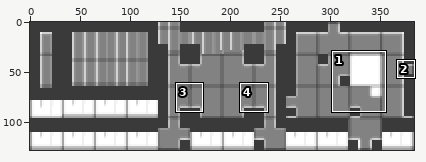
One commit to this sprite sheet: test.png. Above, an overview of the earlier version with the close-up marked.
Close-up. Before the edit:
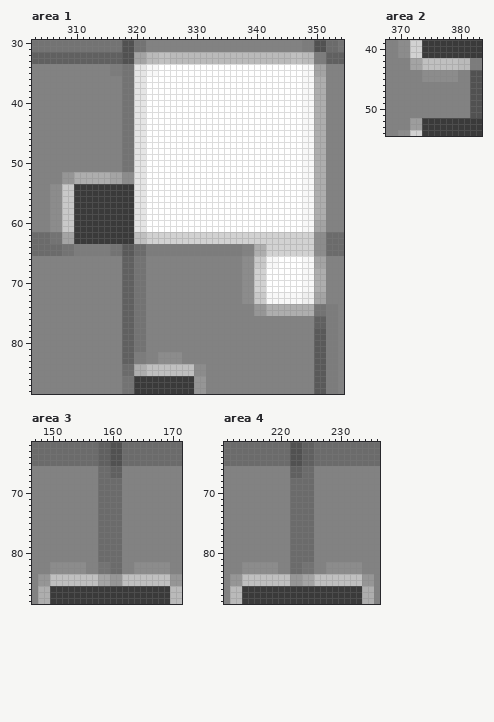
The file is 384x128 pixels. Colours within 5 levels of each other are drawn and written as one. Shown: area 1: x 303..354, y 30..88; area 2: x 368..383, y 39..54; area 3: x 147..171, y 62..88; area 4: x 211..236, y 62..88. The commit also changed other parts of the picture, which this record leaves out.
And afterwards:
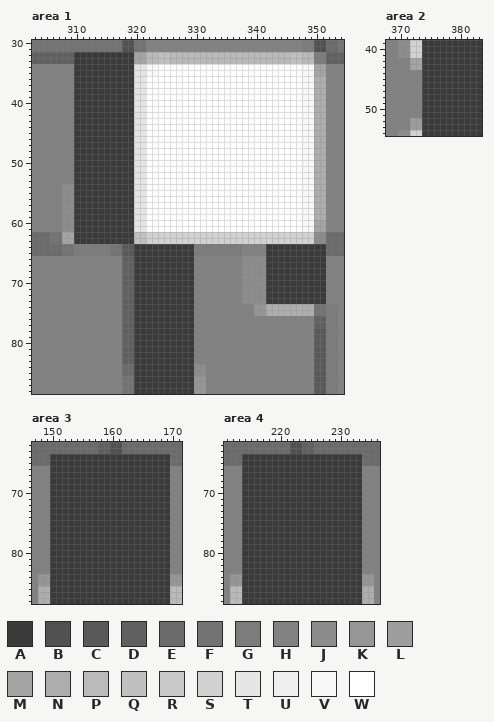
Palette (. is transparent): A #3a3a3a  B #515151  C #595959  D #606060  E #6b6b6b  F #737373  G #7c7c7c  H #828282  J #8c8c8c  K #969696  L #9d9d9d  M #a4a4a4  N #aeaeae  P #bababa  Q #c0c0c0  R #c9c9c9  S #d2d2d2  T #e5e5e5  U #efefef  V #f8f8f8  W #ffffff
Changes in this commit:
Changed rows in their new state; - is an unchanged pixel.
Area 1:
first column x 306:
32 ----AAAAAAAAAA--------------------------------
33 ----AAAAAAAAAA--------------------------------
34 ----AAAAAAAAAA--------------------------------
35 ----AAAAAAAAAA--------------------------------
36 ----AAAAAAAAAA--------------------------------
37 ----AAAAAAAAAA--------------------------------
38 ----AAAAAAAAAA--------------------------------
39 ----AAAAAAAAAA--------------------------------
40 ----AAAAAAAAAA--------------------------------
41 ----AAAAAAAAAA--------------------------------
42 ----AAAAAAAAAA--------------------------------
43 ----AAAAAAAAAA--------------------------------
44 ----AAAAAAAAAA--------------------------------
45 ----AAAAAAAAAA--------------------------------
46 ----AAAAAAAAAA--------------------------------
47 ----AAAAAAAAAA--------------------------------
48 ----AAAAAAAAAA--------------------------------
49 ----AAAAAAAAAA--------------------------------
50 ----AAAAAAAAAA--------------------------------
51 ----AAAAAAAAAA--------------------------------
52 --HHAAAAAAAAAA--------------------------------
53 --HHAAAAAAAAAA--------------------------------
54 HHJJ------------------------------------------
55 HHJJ------------------------------------------
56 HHJJ------------------------------------------
57 HHJJ------------------------------------------
58 HHJJ------------------------------------------
59 HHJJ------------------------------------------
60 HHJJ------------------------------------------
61 HHJJ------------------------------------------
64 --------------AAAAAAAAAA----------HHAAAAAAAAAA
65 --------------AAAAAAAAAA----------HHAAAAAAAAAA
66 --------------AAAAAAAAAA----------JJAAAAAAAAAA
67 --------------AAAAAAAAAA----------JJAAAAAAAAAA
68 --------------AAAAAAAAAA----------JJAAAAAAAAAA
69 --------------AAAAAAAAAA----------JJAAAAAAAAAA
70 --------------AAAAAAAAAA----------JJAAAAAAAAAA
71 --------------AAAAAAAAAA----------JJAAAAAAAAAA
72 --------------AAAAAAAAAA----------JJAAAAAAAAAA
73 --------------AAAAAAAAAA----------JJAAAAAAAAAA
74 --------------AAAAAAAAAA----------------------
75 --------------AAAAAAAAAA----------------------
76 --------------AAAAAAAAAA----------------------
77 --------------AAAAAAAAAA----------------------
78 --------------AAAAAAAAAA----------------------
79 --------------AAAAAAAAAA----------------------
80 --------------AAAAAAAAAA----------------------
81 --------------AAAAAAAAAA----------------------
82 --------------AAAAAAAAAA----------------------
83 --------------AAAAAAAAAA----------------------
84 --------------AAAAAAAAAA----------------------
85 --------------AAAAAAAAAA----------------------
Area 2:
first column x 374:
42 AAAAAAAAAA
43 AAAAAAAAAA
44 AAAAAAAAAA
45 AAAAAAAAAA
46 AAAAAAAAAA
47 AAAAAAAAAA
48 AAAAAAAAAA
49 AAAAAAAAAA
50 AAAAAAAAAA
51 AAAAAAAAAA
Area 3:
first column x 150:
64 AAAAAAAAAAAAAAAAAAAA
65 AAAAAAAAAAAAAAAAAAAA
66 AAAAAAAAAAAAAAAAAAAA
67 AAAAAAAAAAAAAAAAAAAA
68 AAAAAAAAAAAAAAAAAAAA
69 AAAAAAAAAAAAAAAAAAAA
70 AAAAAAAAAAAAAAAAAAAA
71 AAAAAAAAAAAAAAAAAAAA
72 AAAAAAAAAAAAAAAAAAAA
73 AAAAAAAAAAAAAAAAAAAA
74 AAAAAAAAAAAAAAAAAAAA
75 AAAAAAAAAAAAAAAAAAAA
76 AAAAAAAAAAAAAAAAAAAA
77 AAAAAAAAAAAAAAAAAAAA
78 AAAAAAAAAAAAAAAAAAAA
79 AAAAAAAAAAAAAAAAAAAA
80 AAAAAAAAAAAAAAAAAAAA
81 AAAAAAAAAAAAAAAAAAAA
82 AAAAAAAAAAAAAAAAAAAA
83 AAAAAAAAAAAAAAAAAAAA
84 AAAAAAAAAAAAAAAAAAAA
85 AAAAAAAAAAAAAAAAAAAA
Area 4:
first column x 214:
64 AAAAAAAAAAAAAAAAAAAA
65 AAAAAAAAAAAAAAAAAAAA
66 AAAAAAAAAAAAAAAAAAAA
67 AAAAAAAAAAAAAAAAAAAA
68 AAAAAAAAAAAAAAAAAAAA
69 AAAAAAAAAAAAAAAAAAAA
70 AAAAAAAAAAAAAAAAAAAA
71 AAAAAAAAAAAAAAAAAAAA
72 AAAAAAAAAAAAAAAAAAAA
73 AAAAAAAAAAAAAAAAAAAA
74 AAAAAAAAAAAAAAAAAAAA
75 AAAAAAAAAAAAAAAAAAAA
76 AAAAAAAAAAAAAAAAAAAA
77 AAAAAAAAAAAAAAAAAAAA
78 AAAAAAAAAAAAAAAAAAAA
79 AAAAAAAAAAAAAAAAAAAA
80 AAAAAAAAAAAAAAAAAAAA
81 AAAAAAAAAAAAAAAAAAAA
82 AAAAAAAAAAAAAAAAAAAA
83 AAAAAAAAAAAAAAAAAAAA
84 AAAAAAAAAAAAAAAAAAAA
85 AAAAAAAAAAAAAAAAAAAA
Changed places in both close-ups, as pixel boxes (x1, y1, x2, y2):
changed: (50, 52, 134, 232)
changed: (134, 244, 194, 376)
changed: (254, 244, 326, 304)
changed: (422, 58, 482, 118)
changed: (50, 454, 170, 586)
changed: (242, 454, 362, 586)
